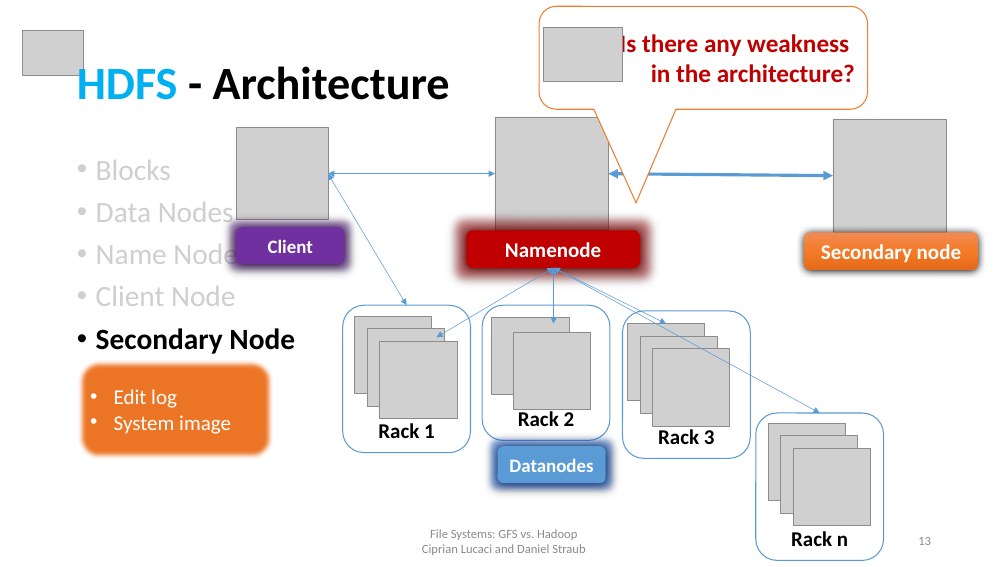
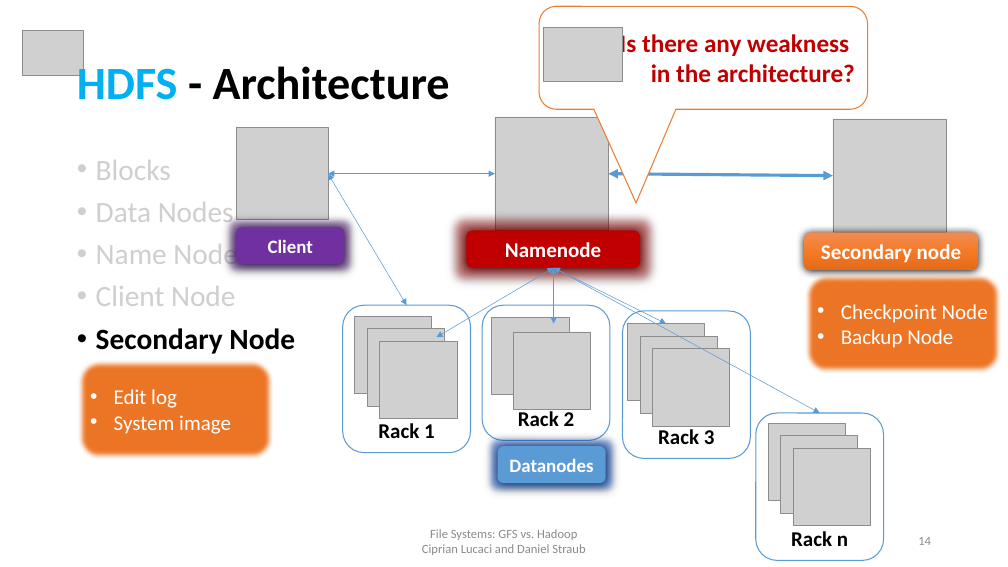
Before and after one commit to cipri7329/ss15-seminar, a slide deck: slide 14 of Presentation/DistributedFileSystems_Cipri.pptx (slide 13 before the commit). Drawn at 1008x567 pixels with LibreOffice and Linux fonts; fonts in the diff are those of the drawing; grey boxes stand for pictures; background and template pictures are left out. Boxes give left, top, right and bottom in pixels: in the first picture for what was removed or moved away, otherwise in the second. Text is boxed around its words. In the diff, an @@ line names an element or a change of style, - is before the commit and + after.

```diff
--- a/Presentation/DistributedFileSystems_Cipri.pptx
+++ b/Presentation/DistributedFileSystems_Cipri.pptx
@@ rounded rectangle added at (x1=805, y1=274, x2=1001, y2=373), fill #ED7626, outline #43739E 1 pt, 20 pt, text #FFFFFF @@
+• Checkpoint Node
+• Backup Node
@@ page number at (x1=918, y1=537, x2=931, y2=545): text changed @@
-13
+14
```
Also in this commit, not shown: 5 other slides changed, 15 slides added, 3 other files.
